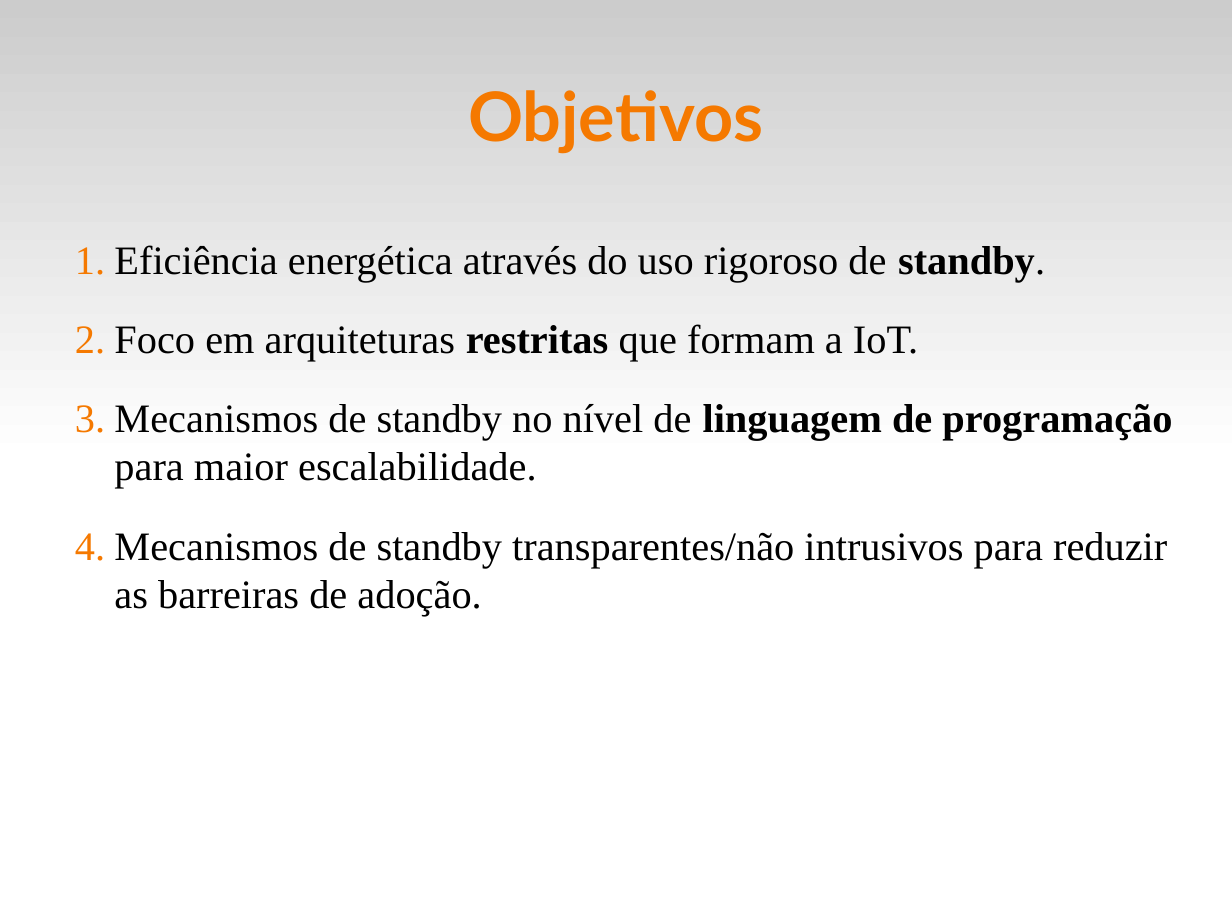
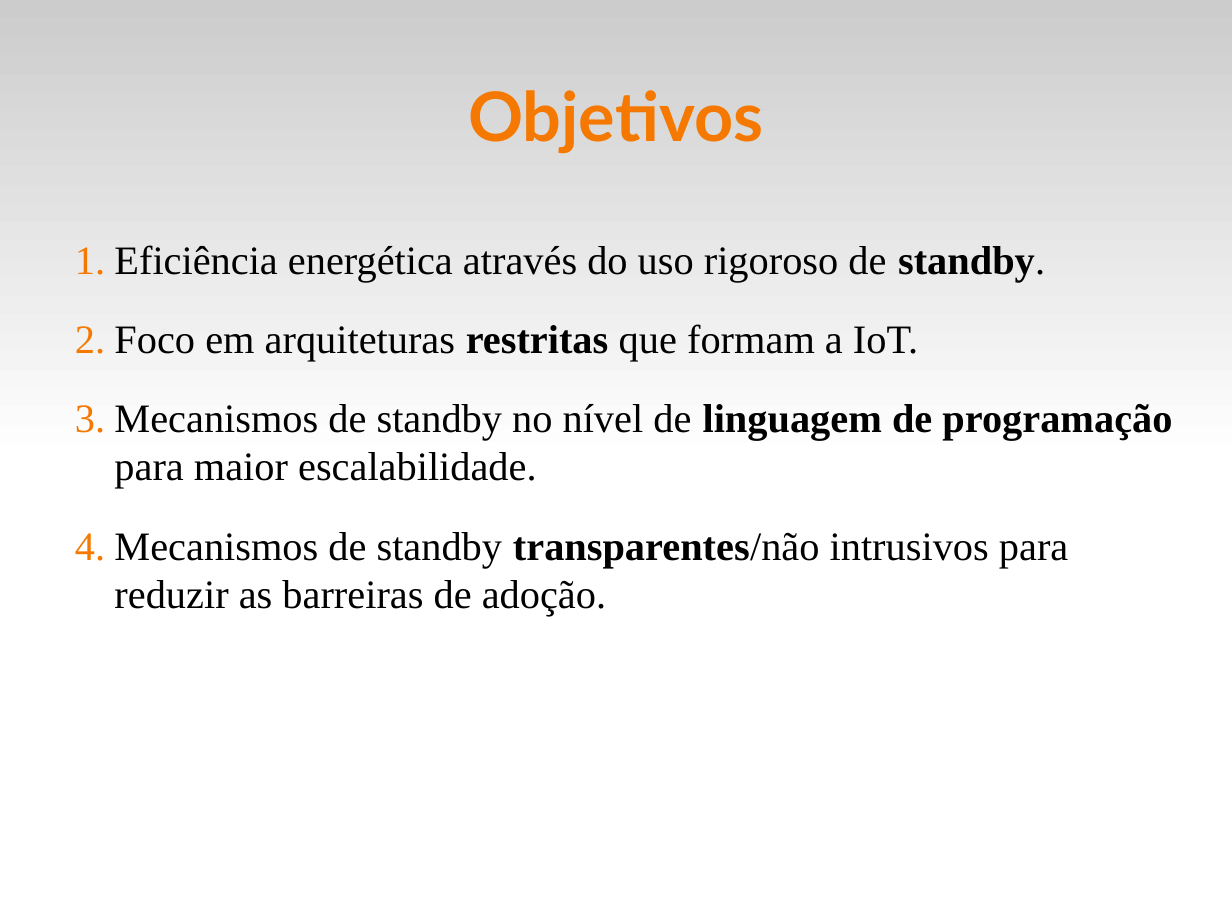
Before and after one commit to fsantanna-no/ceu-docs, a slide deck: slide 11 of ceu_ime.odp (slide 10 before the commit). Drawn at 1232x924 pixels with LibreOffice and Linux fonts; fonts in the diff are those of the drawing. Boxes give left, top, right and bottom in pixels: in the first picture for what was removed or moved away, otherwise in the second. Text is boxed around its words. In the diff, an @@ line names an element or a change of style, - is before the commit and + after.

```diff
--- a/ceu_ime.odp
+++ b/ceu_ime.odp
@@ text at (x1=114, y1=532, x2=1068, y2=617): bold on in "transparentes/não" @@
```
Also in this commit, not shown: 4 other slides changed, 1 slide added, 1 other file.
